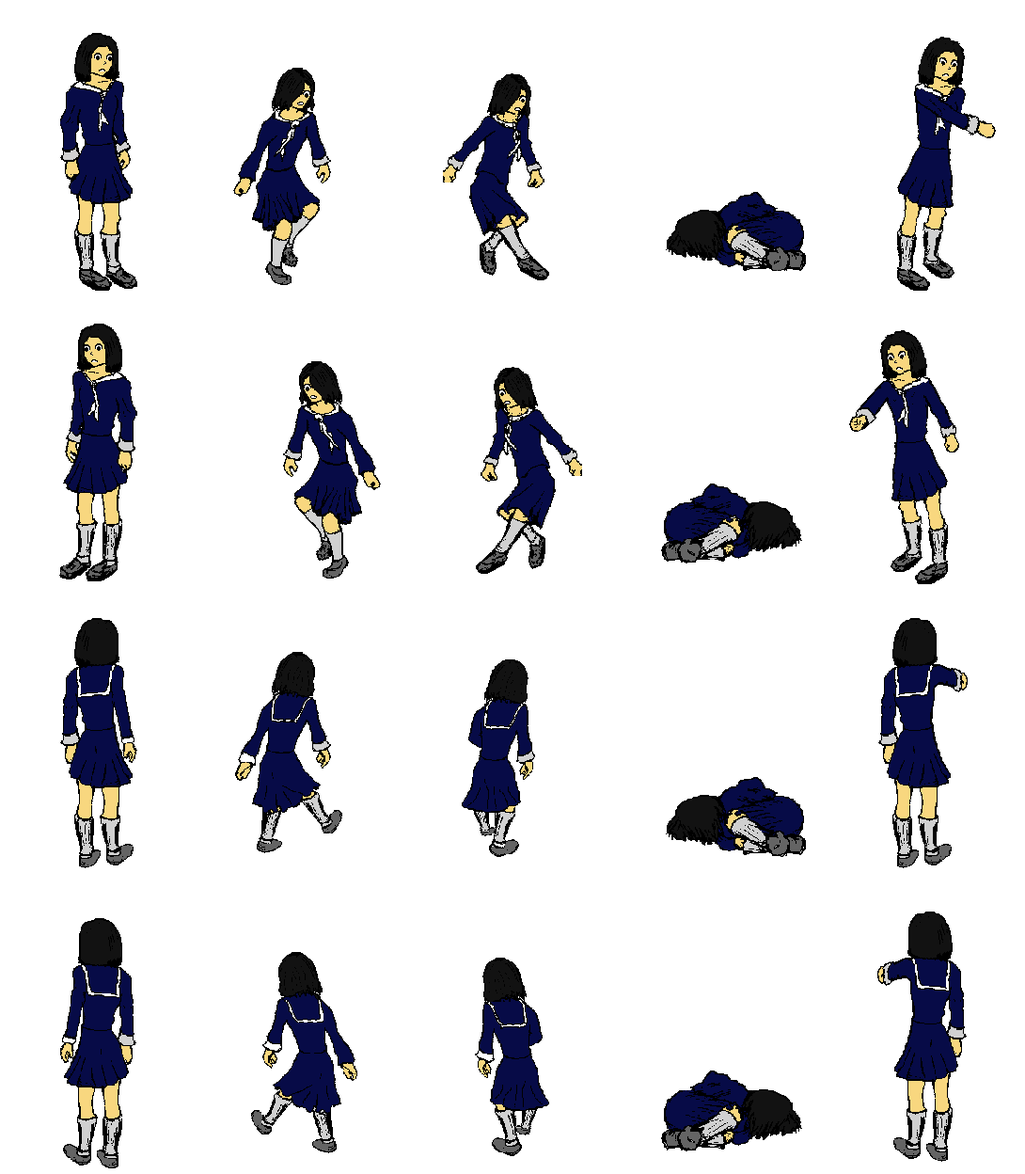
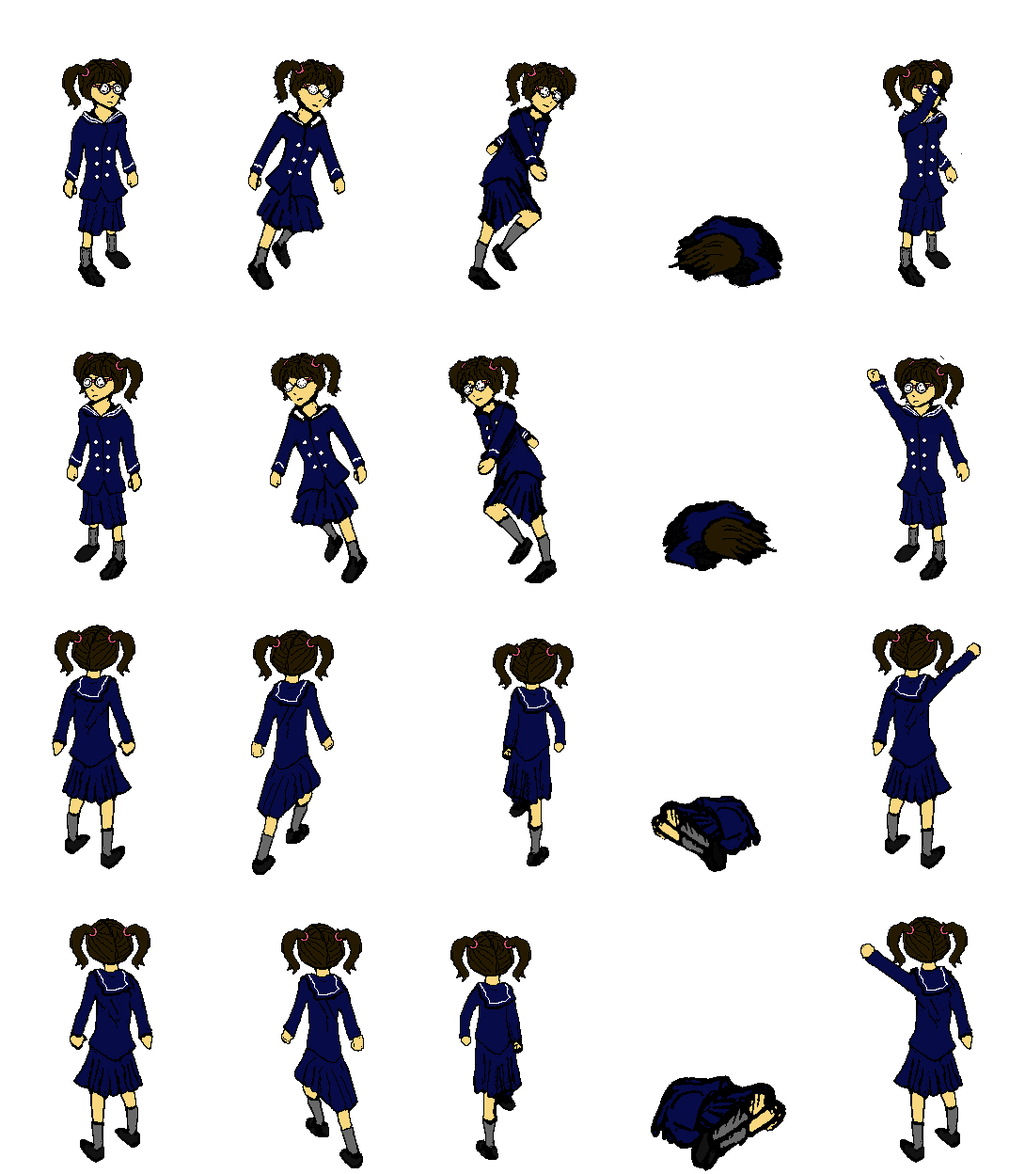
Two versions of the same layered image (1025 x 1174). Layer-by-layer changes:
added layer "Pasted Layer #2" above "oldyukari" over [51, 58, 981, 1171]
renamed "Pasted Layer" to "player", hid it over [59, 32, 997, 1169]
